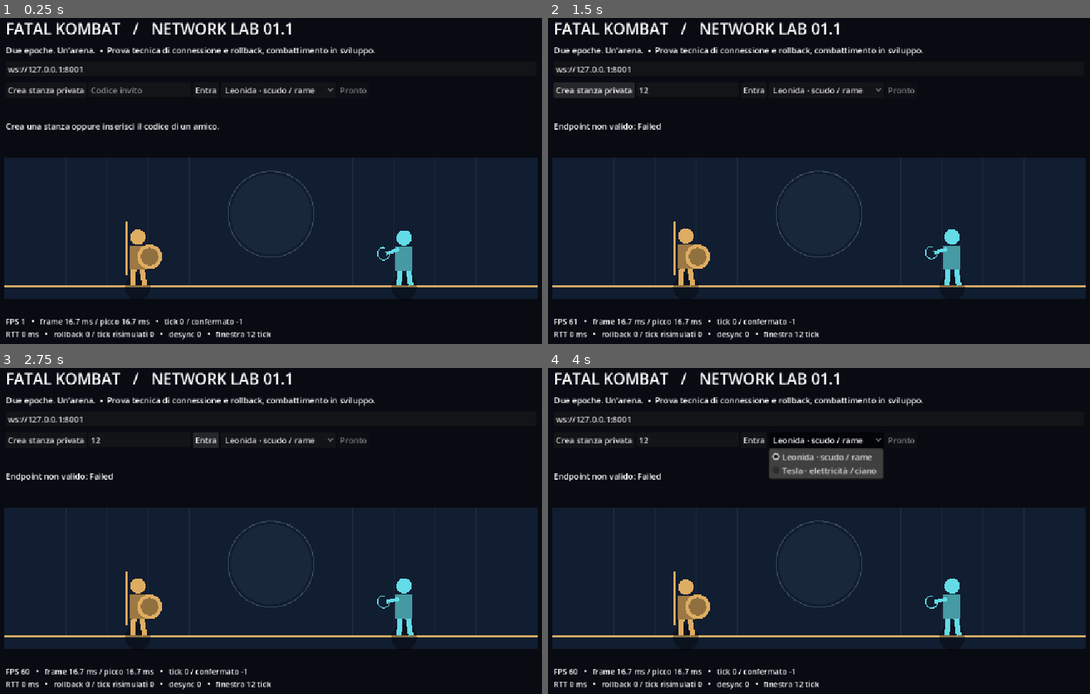
Above: before the commit, frames 1-4 (two rows, left to right).
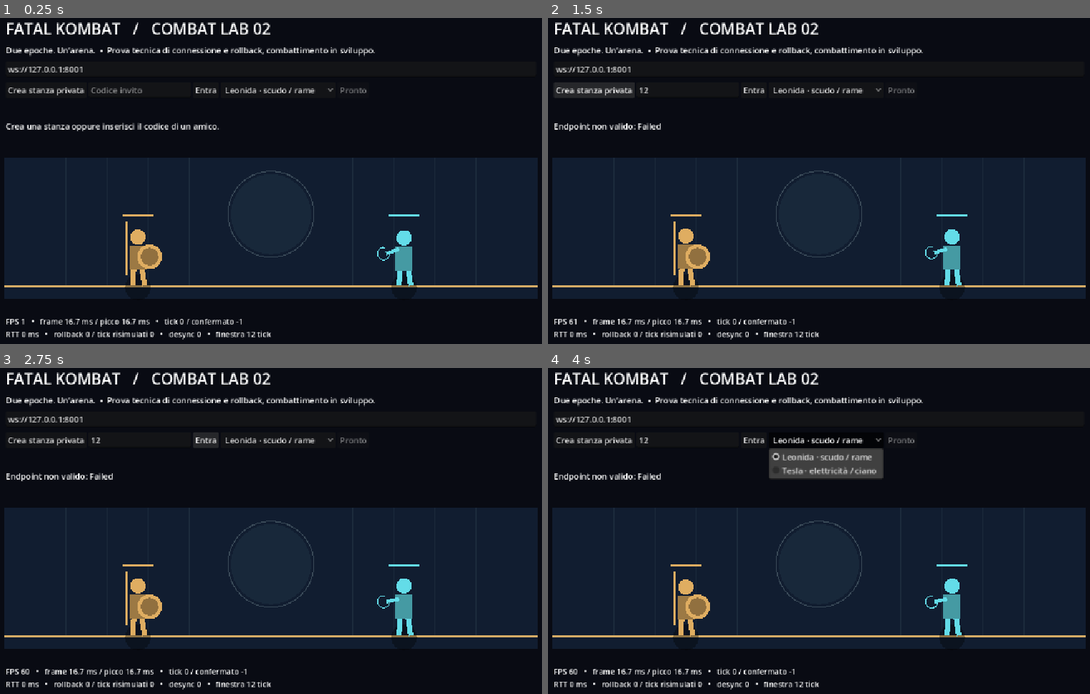
Above: after the commit, the same moments.

Repository: cellox893/Fatal-Kombat
Game: Godot game, scene res://main.tscn
The game is run twice, just before and just after one commit, with the same random seed, the same clock (stepped at 60 frames per second) and the same inputs.
Inputs (mouse positions are in pixels of both pictures, inside the frame that each line leads up to):
- Up to frame 1 (0.25 s): no input
- Up to frame 2 (1.5 s): click (688, 89) at 0.52 s; type "12" at 0.6 s; click "Crea stanza privata" at 1.25 s
- Up to frame 3 (2.75 s): click "Entra" at 2 s
- Up to frame 4 (4 s): click "Leonida · scudo / rame" at 2.75 s; tap Enter at 3.5 s; hold D from 3.53 s (still down); hold J from 3.53 s (still down); tap Space at 3.77 s

The runs differ from the first frame. In frame 1, 0.7% of the frame differs, in the area x 22-78%, y 1-61%; in frame 2, 0.7%; in frame 3, 0.7%; in frame 4, 0.7%.

Commit message:
Add first deterministic melee attack with rollback coverage

Diff:
--- a/game/content/fighters.json
+++ b/game/content/fighters.json
@@ -1 +1,43 @@
-{"arena":{"id":"observatory","left":70,"right":1050,"floor":550},"fighters":[{"id":"leonidas","label":"LEONIDA","speed":4,"jump":-16,"health":100,"color":"dfad61"},{"id":"tesla","label":"NIKOLA TESLA","speed":5,"jump":-17,"health":100,"color":"63dce8"}]}
+{
+  "arena": {
+    "id": "observatory",
+    "left": 70,
+    "right": 1050,
+    "floor": 550
+  },
+  "fighters": [
+    {
+      "id": "leonidas",
+      "label": "LEONIDA",
+      "speed": 4,
+      "jump": -16,
+      "health": 100,
+      "color": "dfad61",
+      "light": "light",
+      "hurt_width": 24,
+      "hurt_height": 113
+    },
+    {
+      "id": "tesla",
+      "label": "NIKOLA TESLA",
+      "speed": 5,
+      "jump": -17,
+      "health": 100,
+      "color": "63dce8",
+      "light": "light",
+      "hurt_width": 24,
+      "hurt_height": 113
+    }
+  ],
+  "moves": {
+    "light": {
+      "startup": 5,
+      "active": 3,
+      "recovery": 12,
+      "damage": 8,
+      "reach": 72,
+      "bottom": 30,
+      "top": 90
+    }
+  }
+}
--- a/game/presentation/main.gd
+++ b/game/presentation/main.gd
@@ -32,14 +32,14 @@
 		session.local_player = net.slot
 		session.sim.characters = characters.duplicate()
 		running = true
-		notice.text = "WebRTC connesso · frecce / A D per muoverti, spazio per saltare")
+		notice.text = "WebRTC connesso · frecce / A D per muoverti, spazio salto, J attacco leggero")
 	var panel := VBoxContainer.new()
 	panel.position = Vector2(42, 26)
 	panel.size = Vector2(1036, 280)
 	panel.add_theme_constant_override("separation", 10)
 	add_child(panel)
 	var title := Label.new()
-	title.text = "FATAL KOMBAT   /   NETWORK LAB 01.1"
+	title.text = "FATAL KOMBAT   /   COMBAT LAB 02"
 	title.add_theme_font_size_override("font_size", 30)
 	panel.add_child(title)
 	var subtitle := Label.new()
@@ -98,6 +98,7 @@
 	var bits: int = int(Input.is_physical_key_pressed(KEY_A) or Input.is_physical_key_pressed(KEY_LEFT))
 	bits |= int(Input.is_physical_key_pressed(KEY_D) or Input.is_physical_key_pressed(KEY_RIGHT)) * 2
 	bits |= int(Input.is_physical_key_pressed(KEY_SPACE)) * 4
+	bits |= int(Input.is_physical_key_pressed(KEY_J)) * 8
 	var tick: int = int(session.sim.state.tick)
 	if session.advance(bits):
 		outgoing[tick] = bits
@@ -151,7 +152,7 @@
 		Engine.get_frames_per_second(), frame_ms, frame_peak, session.sim.state.tick,
 		session.confirmed, net.rtt, session.rollbacks, session.resimulated, desyncs]
 	if OS.has_feature("web"):
-		JavaScriptBridge.eval("window.fatalLab = " + JSON.stringif …(177 unchanged characters)… g, "checksum": session.sim.checksum(), "x": session.sim.state.fighters[net.slot].x}))
+		JavaScriptBridge.eval("window.fatalLab = " + JSON.stringif …(177 unchanged characters)… g, "checksum": session.sim.checksum(), "health": [session.sim.state.fighters[0].health, session.sim.state.fighters[1].health], "x": session.sim.state.fighters[net.slot].x}))
 	queue_redraw()
 
 func _draw() -> void:
@@ -166,7 +167,7 @@
 		var id: int = characters[i]
 		var color := Color(str(session.sim.content.fighters[id].color))
 		var pos := Vector2(int(fighter.x), int(fighter.y))
-		var facing: float = 1.0 if i == 0 else -1.0
+		var facing: float = float(fighter.facing)
 		var sway: float = sin(Time.get_ticks_msec() * 0.004 + i) * 2
 		draw_circle(Vector2(pos.x, 553), 25, Color(0, 0, 0, 0.35))
 		draw_line(pos + Vector2(-10, 0), pos + Vector2(-8, -35), color, 10)
@@ -180,5 +181,11 @@
 		else:
 			draw_line(pos + Vector2(10 * facing, -72), pos + Vector2(35 * facing, -65 + sway), color, 7)
 			draw_arc(pos + Vector2(40 * facing, -65 + sway), 12, 0, TAU * 0.8, 12, color, 2)
+		draw_rect(Rect2(pos + Vector2(-30, -140), Vector2(60, 5)), Color("442222"))
+		draw_rect(Rect2(pos + Vector2(-30, -140), Vector2(60 * float(fighter.health) / 100.0, 5)), color)
+		if session.sim.attack_active(fighter):
+			var move: Dictionary = session.sim.content.moves[fighter.move]
+			var offset: float = 0.0 if facing > 0 else -float(move.reach)
+			draw_rect(Rect2(pos + Vector2(offset, -float(move.top)), Vector2(float(move.reach), float(move.top) - float(move.bottom))), Color(1, 0.7, 0.2, 0.5))
 		if Input.is_physical_key_pressed(KEY_H):
 			draw_rect(Rect2(pos + Vector2(-24, -113), Vector2(48, 113)), Color.GREEN, false, 1)
--- a/game/simulation/simulation.gd
+++ b/game/simulation/simulation.gd
@@ -12,23 +12,58 @@
 func reset() -> void:
 	state = {"tick": 0, "rng": 12345, "projectiles": [], "objects": [], "fighters": []}
 	for i in range(2):
-		state.fighters.append({"x": 300 + i * 520, "y": 550, "vy": 0, "health": 100,
-			"resource": 100, "cooldown": 0, "effects": [], "input": 0})
+		state.fighters.append({"x": 300 + i * 520, "y": int(content.arena.floor), "vy": 0, "health": 100,
+			"resource": 100, "cooldown": 0, "effects": [], "input": 0, "facing": 1 if i == 0 else -1,
+			"move": "", "move_tick": 0, "hit": false})
 
 func step(inputs: Array) -> void:
 	for i in range(2):
 		var fighter: Dictionary = state.fighters[i]
 		var definition: Dictionary = content.fighters[characters[i]]
 		var bits: int = int(inputs[i])
+		if str(fighter.move).is_empty():
+			var opponent: Dictionary = state.fighters[1 - i]
+			if int(opponent.x) != int(fighter.x):
+				fighter.facing = 1 if int(opponent.x) > int(fighter.x) else -1
+			if bits & 8 and not int(fighter.input) & 8:
+				fighter.move = str(definition.light)
+				fighter.move_tick = 0
+				fighter.hit = false
 		var axis: int = int(bool(bits & 2)) - int(bool(bits & 1))
+		if not str(fighter.move).is_empty():
+			axis = 0
 		fighter.x = clampi(int(fighter.x) + axis * int(definition.speed), int(content.arena.left), int(content.arena.right))
-		if bits & 4 and not int(fighter.input) & 4 and int(fighter.y) == 550:
+		if str(fighter.move).is_empty() and bits & 4 and not int(fighter.input) & 4 and int(fighter.y) == int(content.arena.floor):
 			fighter.vy = int(definition.jump)
-		fighter.y = mini(550, int(fighter.y) + int(fighter.vy))
-		fighter.vy = 0 if int(fighter.y) == 550 else int(fighter.vy) + 1
+		fighter.y = mini(int(content.arena.floor), int(fighter.y) + int(fighter.vy))
+		fighter.vy = 0 if int(fighter.y) == int(content.arena.floor) else int(fighter.vy) + 1
 		fighter.cooldown = maxi(0, int(fighter.cooldown) - 1)
 		fighter.input = bits
+	# Resolve both attacks after movement; simultaneous hits trade.
+	for i in range(2):
+		var fighter: Dictionary = state.fighters[i]
+		if str(fighter.move).is_empty():
+			continue
+		var move: Dictionary = content.moves[fighter.move]
+		if attack_active(fighter) and not bool(fighter.hit):
+			var target: Dictionary = state.fighters[1 - i]
+			var hurt: Dictionary = content.fighters[characters[1 - i]]
+			var distance: int = (int(target.x) - int(fighter.x)) * int(fighter.facing)
+			if distance + int(hurt.hurt_width) > 0 and distance - int(hurt.hurt_width) < int(move.reach) and int(target.y) > int(fighter.y) - int(move.top) and int(target.y) - int(hurt.hurt_height) < int(fighter.y) - int(move.bottom):
+				target.health = maxi(0, int(target.health) - int(move.damage))
+				fighter.hit = true
+		fighter.move_tick = int(fighter.move_tick) + 1
+		if int(fighter.move_tick) >= int(move.startup) + int(move.active) + int(move.recovery):
+			fighter.move = ""
+			fighter.move_tick = 0
+			fighter.hit = false
 	state.tick = int(state.tick) + 1
+
+func attack_active(fighter: Dictionary) -> bool:
+	if str(fighter.move).is_empty():
+		return false
+	var move: Dictionary = content.moves[fighter.move]
+	return int(fighter.move_tick) >= int(move.startup) and int(fighter.move_tick) < int(move.startup) + int(move.active)
 
 func snapshot() -> Dictionary:
 	return state.duplicate(true)
@@ -41,8 +76,8 @@
 	var canonical: Array = [state.tick, state.rng, state.projectiles, state.objects]
 	for fighter: Dictionary in state.fighters:
 		canonical.append([fighter.x, fighter.y, fighter.vy, fighter.health,
-			fighter.resource, fighter.cooldown, fighter.effects, fighter.input])
+			fighter.resource, fighter.cooldown, fighter.effects, fighter.input, fighter.facing, fighter.move, fighter.move_tick, fighter.hit])
 	return JSON.stringify(canonical).sha256_text()
 
 static func compatibility() -> String:
-	return "lab-1:" + FileAccess.get_file_as_string(CONTENT_PATH).sha256_text()
+	return "lab-2:" + FileAccess.get_file_as_string(CONTENT_PATH).sha256_text()
--- a/game/tests/test_simulation.gd
+++ b/game/tests/test_simulation.gd
@@ -3,6 +3,7 @@
 const Rollback = preload("res://network/rollback.gd")
 
 func _initialize() -> void:
+	_test_combat()
 	var baseline := Sim.new()
 	var saved: Dictionary
 	for tick in range(600):
@@ -78,3 +79,50 @@
 	assert(session.confirmed == 599)
 	assert(session.sim.checksum() == expected, "jitter/loss replay mismatch")
 	print("PASS synthetic RTT=", rtt_ms, "ms, jitter +/-1 tick, 10% packet loss, reordering/redundancy")
+
+
+func _test_combat() -> void:
+	var sim := Sim.new()
+	sim.state.fighters[1].x = 360
+	for tick in range(5):
+		sim.step([8, 8])
+	assert(sim.state.fighters[0].health == 100, "startup must not damage")
+	var saved: Dictionary = sim.snapshot()
+	sim.step([8, 8])
+	assert(sim.state.fighters[0].health == 92 and sim.state.fighters[1].health == 92, "simultaneous hits must trade")
+	for tick in range(30):
+		sim.step([8, 8])
+	assert(sim.state.fighters[0].health == 92, "one hit per move; holding must not repeat")
+	var expected: String = sim.checksum()
+	sim.restore(saved)
+	for tick in range(31):
+		sim.step([8, 8])
+	assert(sim.checksum() == expected, "combat snapshot replay")
+	var distant := Sim.new()
+	for tick in range(20):
+		distant.step([8, 0])
+	assert(distant.state.fighters[1].health == 100, "out of reach")
+	var airborne := Sim.new()
+	airborne.state.fighters[1].x = 360
+	airborne.state.fighters[1].y = 300
+	for tick in range(9):
+		airborne.step([8, 0])
+	assert(airborne.state.fighters[1].health == 100, "vertical miss")
+	for delay in [2, 5, 9]:
+		var session := Rollback.new()
+		var reference := Sim.new()
+		session.sim.state.fighters[1].x = 360
+		reference.state.fighters[1].x = 360
+		for tick in range(80):
+			var bits: int = 8 if tick % 25 == 0 else 0
+			reference.step([bits, bits])
+			if tick >= delay:
+				session.receive(tick - delay, 8 if (tick - delay) % 25 == 0 else 0)
+			assert(session.advance(bits))
+		for tick in range(80 - delay, 80):
+			session.receive(tick, 8 if tick % 25 == 0 else 0)
+		assert(session.failure.is_empty())
+		assert(session.sim.checksum() == reference.checksum(), "combat rollback mismatch")
+		assert(session.rollbacks > 0)
+		assert(reference.state.fighters[0].health < 100)
+	print("PASS melee startup, trade, single hit, reach, vertical miss, snapshot and combat rollback")
Not shown, changed: ARCHITECTURE.md
Not shown, changed: README.md
Not shown, changed: ROADMAP.md
Not shown, changed: docs/VALIDATION.md
Not shown, changed: tests/browser/smoke.mjs
